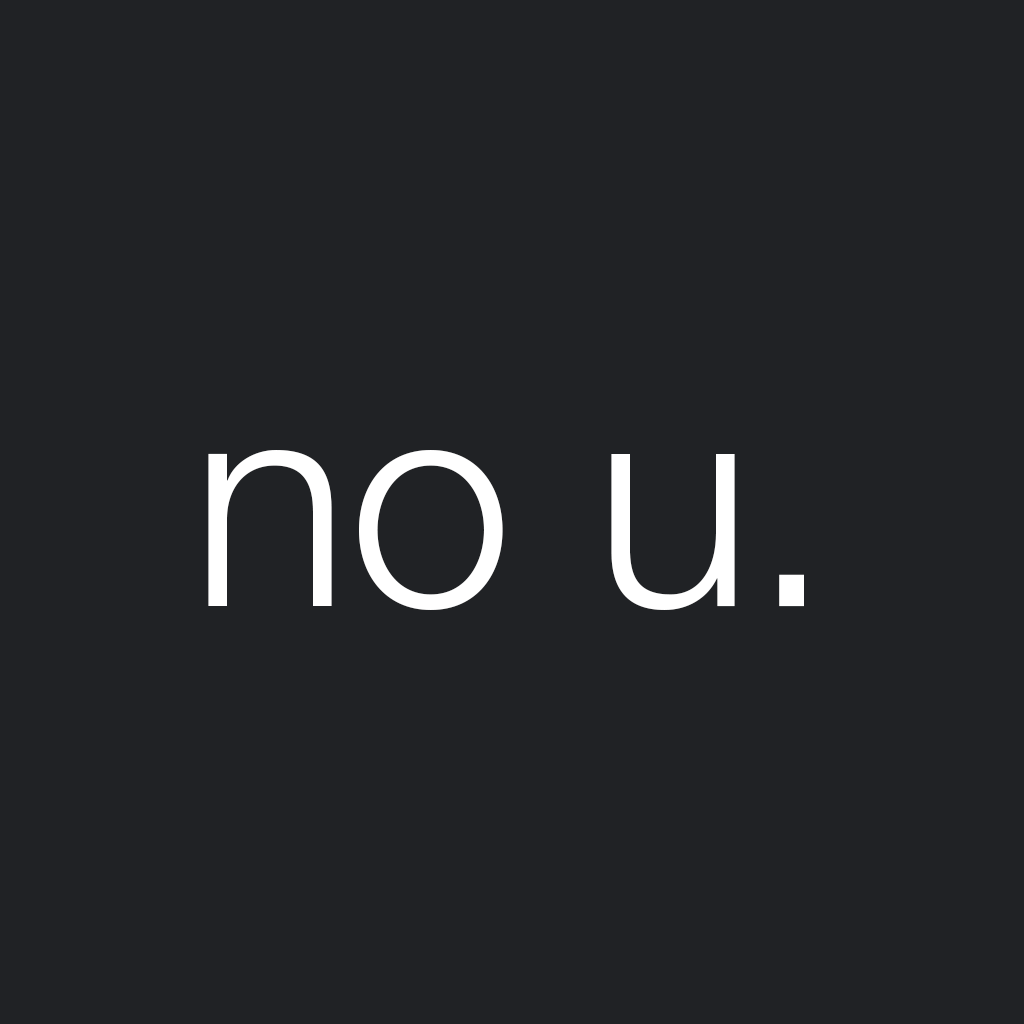
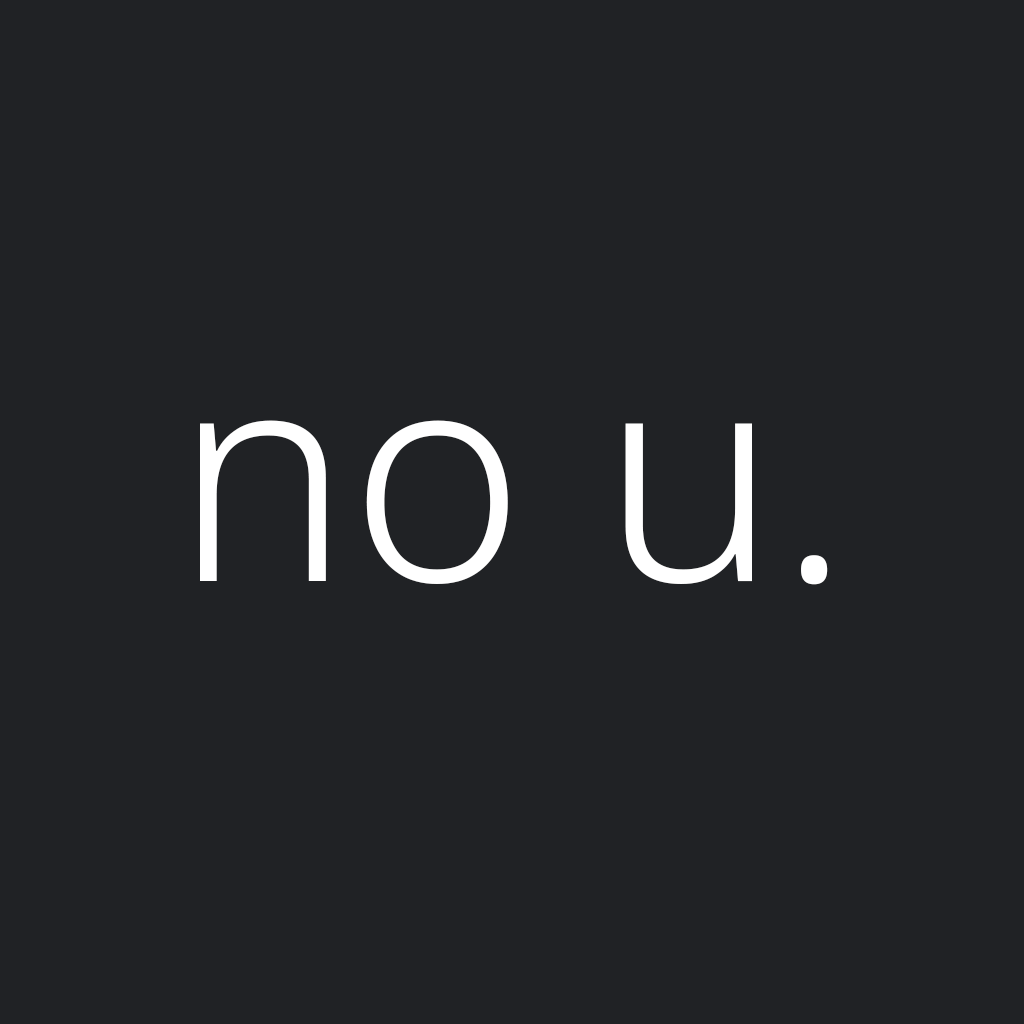
Layered file, before and after one edit (w=1024, h=1024). Changes by layer:
painted on "no u." over [200, 420, 828, 610]
